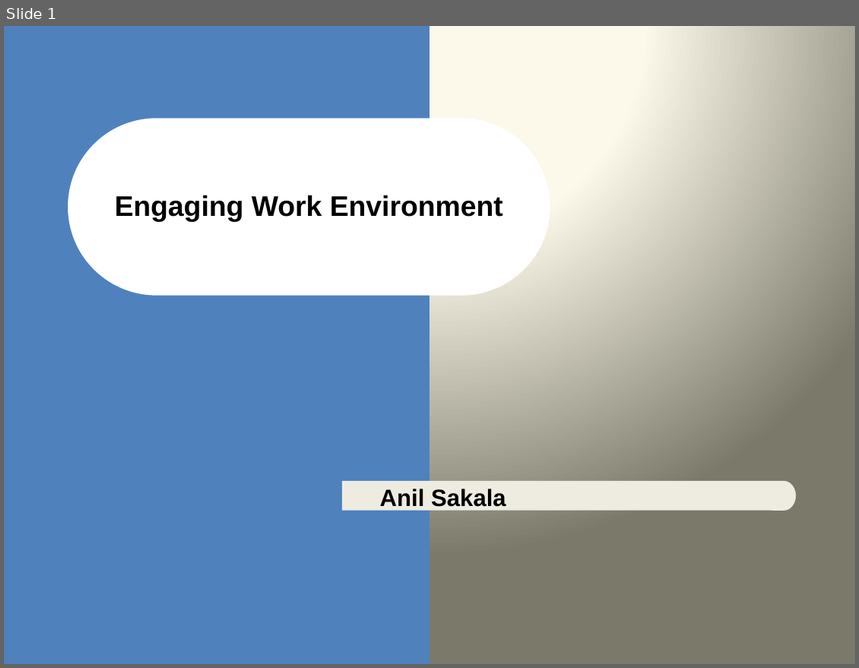
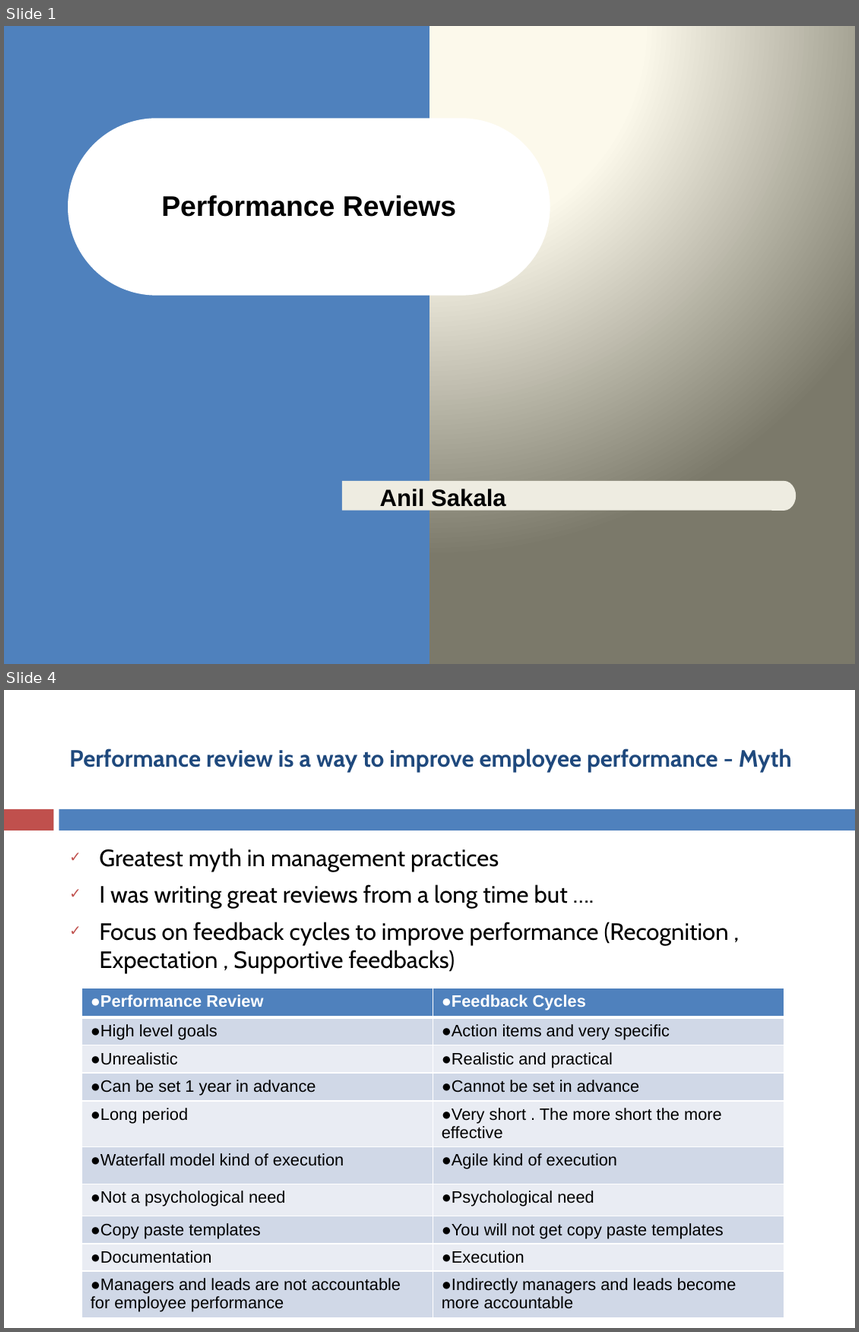
Before and after one commit to asakala/notes, a slide deck: Prokarma/Performance Appraisals.pptx. Shown one above the other, each under a label of ours: slide 1 before the commit, slides 1 and 4 after it; the slides between them are not shown. The pictures are 859x668 and 859x1332 pixels, drawn with LibreOffice and Linux fonts; fonts in the diff are those of the drawing. Boxes give left, top, right and bottom in pixels: in the first picture for what was removed or moved away, otherwise in the second. Text is boxed around its words. In the diff, an @@ line names an element or a change of style, - is before the commit and + after.

```diff
--- a/Prokarma/Performance Appraisals.pptx
+++ b/Prokarma/Performance Appraisals.pptx
@@ slide 4 added at box(4, 690, 855, 1328), background #FFFFFF @@
@@ title added at box(69, 749, 792, 772), 20 pt, text #1F497D, bold @@
+Performance review is a way to improve employee performance - Myth
@@ rectangle added at box(4, 809, 53, 831), fill #C0504D @@
@@ rectangle added at box(59, 809, 855, 831), fill #4F81BD @@
@@ text added at box(99, 848, 729, 973), 20 pt, text #000000 @@
+✓ Greatest myth in management practices
+✓ I was writing great reviews from a long time but ….
+✓ Focus on feedback cycles to improve performance (Recognition , Expectation , Supportive feedbacks)
@@ table added at box(82, 988, 784, 1315), 10 rows, 2 columns @@
+Performance Review | Feedback Cycles
+High level goals | Action items and very specific
+Unrealistic | Realistic and practical
+Can be set 1 year in advance | Cannot be set in advance
+Long period | Very short . The more short the more effective
+Waterfall model kind of execution | Agile kind of execution
+Not a psychological need | Psychological need
+Copy paste templates | You will not get copy paste templates
+Documentation | Execution
+Managers and leads are not accountable for employee performance | Indirectly managers and leads become more accountable
@@ slide 1 changed as well @@
@@ title at box(161, 195, 456, 217): text changed @@
-Engaging Work Environment
+Performance Reviews
```
Also in this commit, not shown: 10 other slides changed, 5 other slides added, 13 slides removed, 16 other files.
